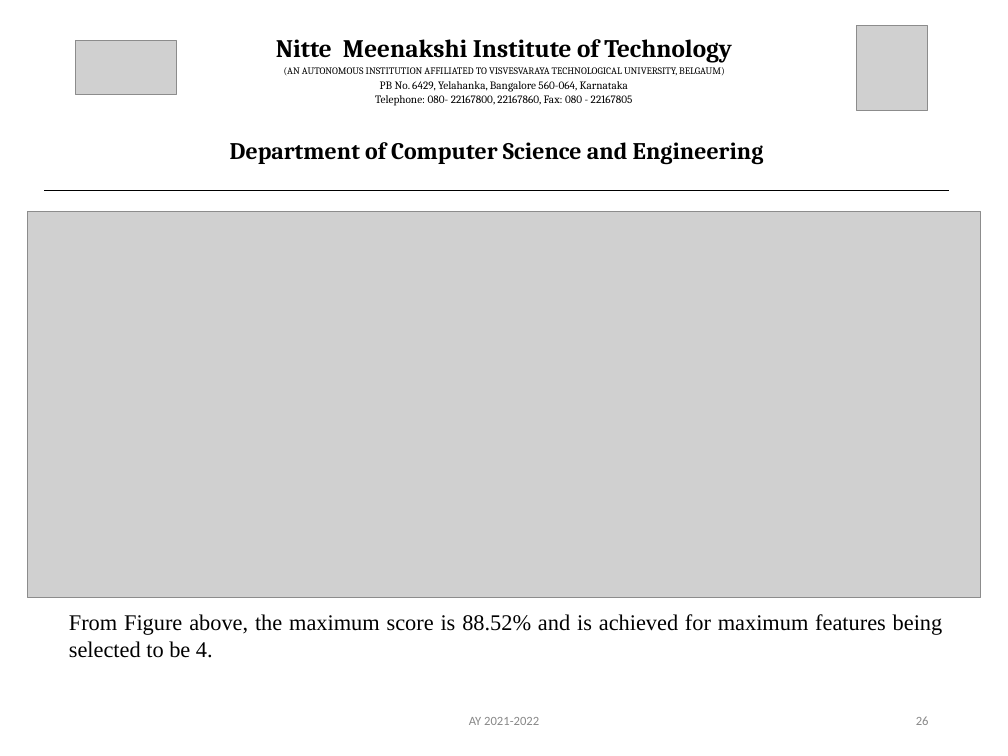
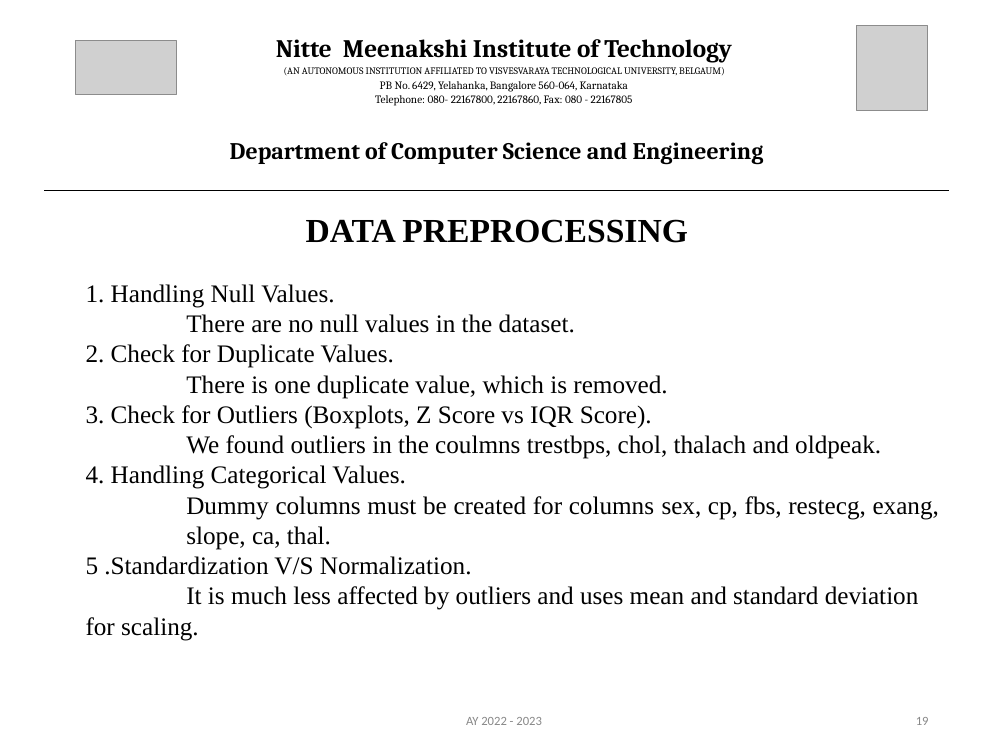
Before and after one commit to Anubhav4380/heartdiseaseprediction, a slide deck: slide 19 of docs/18PCS_36_Final_PPT.pptx (slide 26 before the commit). Drawn at 1008x756 pixels with LibreOffice and Linux fonts; fonts in the diff are those of the drawing; grey boxes stand for pictures. Boxes give left, top, right and bottom in pixels: in the first picture for what was removed or moved away, otherwise in the second. Text is boxed around its words. In the diff, an @@ line names an element or a change of style, - is before the commit and + after.

```diff
--- a/docs/18PCS_36_Final_PPT.pptx
+++ b/docs/18PCS_36_Final_PPT.pptx
@@ picture removed at box(27, 211, 981, 598) @@
@@ title added at box(306, 219, 688, 243), 24 pt, text #000000, bold @@
+DATA PREPROCESSING
@@ text added at box(86, 284, 939, 641), 18 pt, text #000000 @@
+1. Handling Null Values.
+            There are no null values in the dataset.
+2. Check for Duplicate Values.
+  There is one duplicate value, which is removed.
+3. Check for Outliers (Boxplots, Z Score vs IQR Score).
+We found outliers in the coulmns trestbps, chol, thalach and oldpeak.
+4. Handling Categorical Values.
+Dummy columns must be created for columns sex, cp, fbs, restecg, exang, slope, ca, thal.
+5 .Standardization V/S Normalization.
+It is much less affected by outliers and uses mean and standard deviation for scaling.
@@ text removed at box(69, 614, 943, 658) @@
-From Figure above, the maximum score is 88.52% and is achieved for maximum features being selected to be 4.
@@ text at box(466, 717, 542, 725): text changed @@
-AY 2021-2022
+AY 2022 - 2023
@@ page number at box(916, 717, 929, 725): text changed @@
-26
+19
```
Also in this commit, not shown: 33 other slides changed, 2 slides added, 7 other files.
